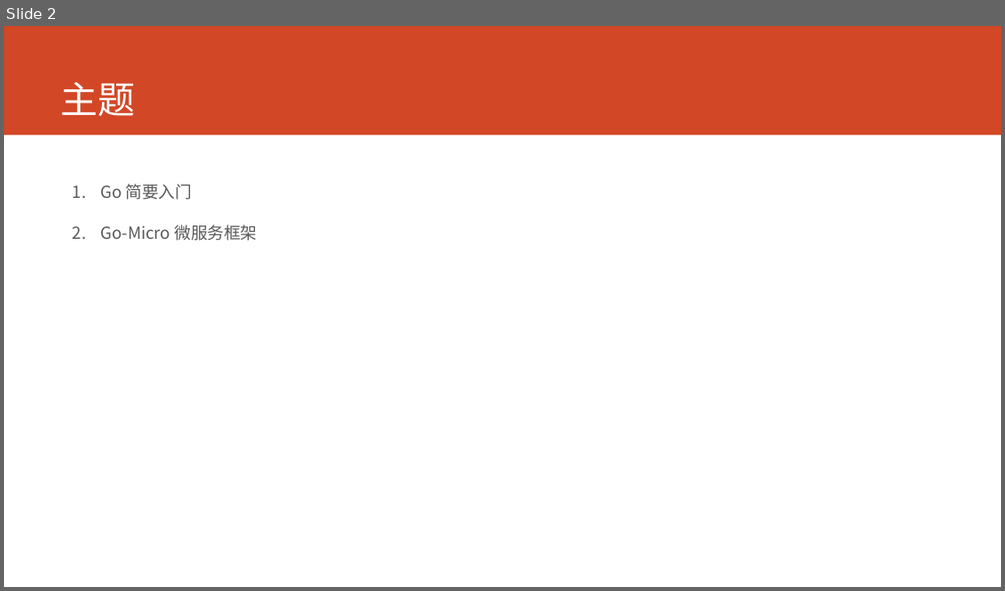
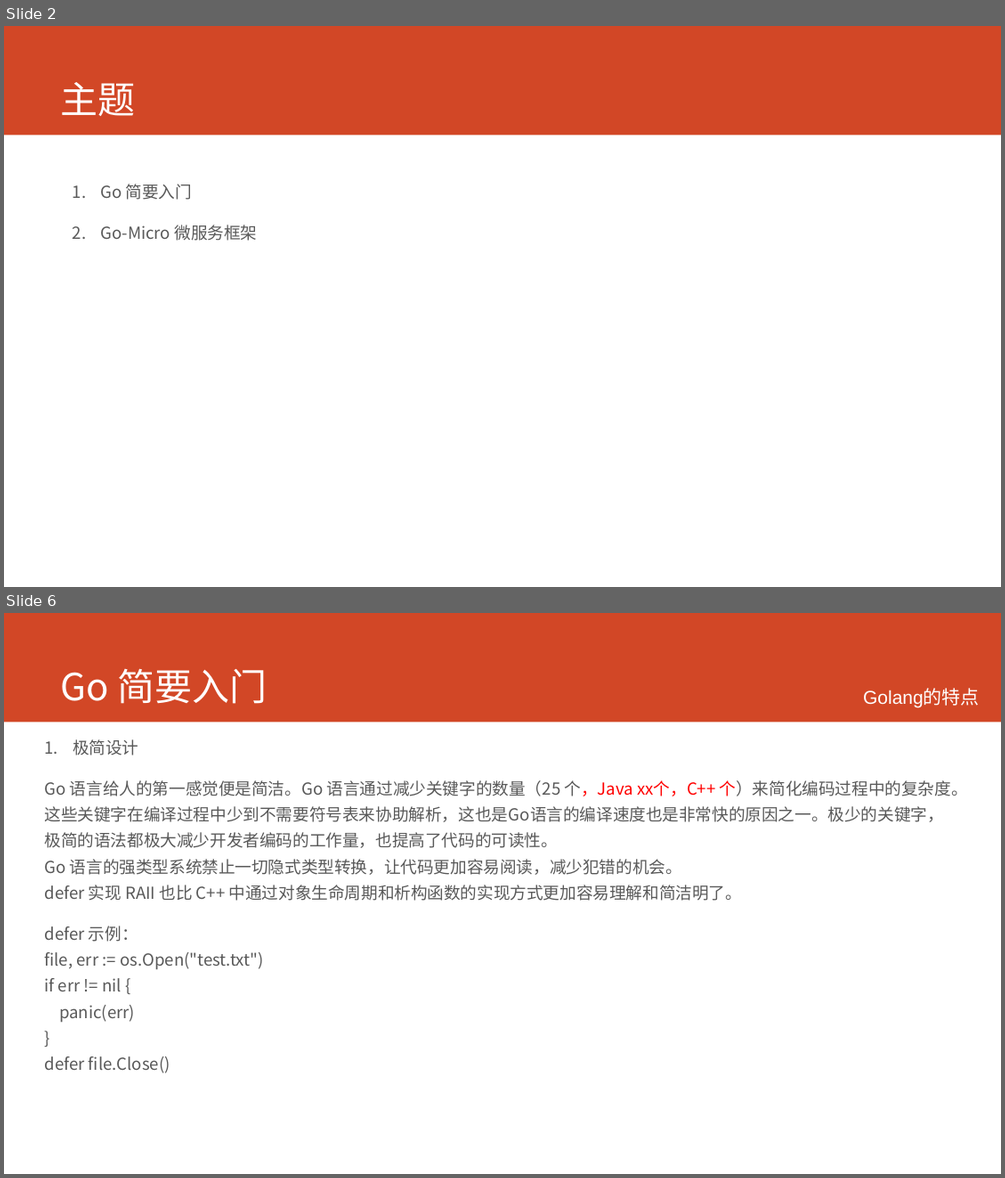
Before and after one commit to printfcoder/printfcoder, a slide deck: course/course-for-emc.pptx. Shown one above the other, each under a label of ours: slide 2 before the commit, slides 2 and 6 after it; the slides between them are not shown. The pictures are 1005x591 and 1005x1178 pixels, drawn with LibreOffice and Linux fonts; fonts in the diff are those of the drawing. Boxes give left, top, right and bottom in pixels: in the first picture for what was removed or moved away, otherwise in the second. Text is boxed around its words. In the diff, an @@ line names an element or a change of style, - is before the commit and + after.

```diff
--- a/course/course-for-emc.pptx
+++ b/course/course-for-emc.pptx
@@ slide 6 added at (4,613,1001,1174), background #FFFFFF; not listed: 1 template element that a slide beside it also shows @@
@@ title added at (61,668,267,704), 36 pt, text #FFFFFF @@
+Go 简要入门
@@ text added at (863,689,979,707), 18 pt, text #FFFFFF @@
+Golang的特点
@@ text added at (45,739,968,1073), 16 pt, text #595959 @@
+1. 极简设计
+Go 语言给人的第一感觉便是简洁。Go 语言通过减少关键字的数量（25 个，Java xx个，C++ 个）来简化编码过程中的复杂度。这些关键字在编译过程中少到不需要符号表来协助解析，这也是Go语言的编译速度也是非常快的原因之一。极少的关键字，极简的语法都极大减少开发者编码的工作量，也提高了代码的可读性。
+Go 语言的强类型系统禁止一切隐式类型转换，让代码更加容易阅读，减少犯错的机会。
+defer 实现 RAII 也比 C++ 中通过对象生命周期和析构函数的实现方式更加容易理解和简洁明了。
+defer 示例：
+file, err := os.Open("test.txt")
+if err != nil {
+panic(err)
+}
+defer file.Close()
```
Also in this commit, not shown: 3 slides changed, 31 other slides added, 1 slide removed, 12 other files.
